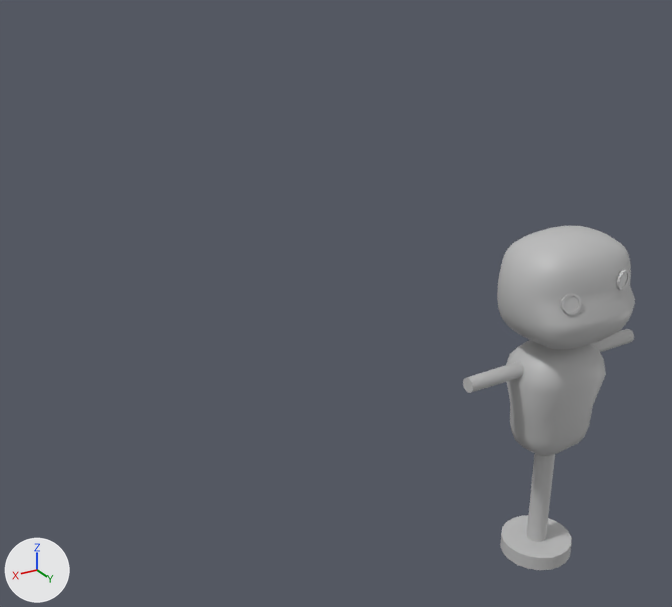
Renders of the FBX model TrialsForAGod/Assets/Models - Brian/dummy.fbx from each side of a commit.
One viewpoint serves both versions: a 50 mm lens placed at (3.83, 18.7, 4.01), pointed at (-0.61, 11.28, 0.31). Every picture has the same lights, and +X, +Y and +Z are marked at lower left. Where no turn or scale is listed for an object, it has been applied to the vertices.

Names of what the first picture shows: 'dummy'.
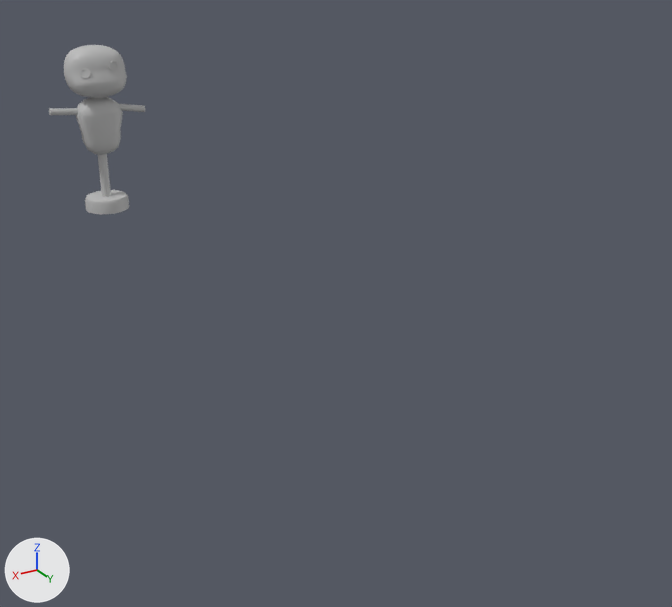
Commit message: updated dummy

Patch to the scene script:
```diff
--- a/TrialsForAGod/Assets/Models - Brian/dummy.fbx.py
+++ b/TrialsForAGod/Assets/Models - Brian/dummy.fbx.py
@@ me_mesh @@
 # used by ob_dummy; location = (0.01, 15.0, 1.13)
-me_mesh.from_pydata(...)  # 852 vertices, 884 faces; spans x -0.67..0.67, y -0.33..0.33, z -1.13..1.13
+me_mesh.from_pydata(...)  # 890 vertices, 882 faces; spans x -0.67..0.67, y -0.33..0.33, z -1.15..1.13
+# me_mesh part 1
+# 20 vertices are removed from x -0.67..0.67, y -0.09..-0.01, z 0.24..0.51
+# 60 faces are deleted
+# 5 vertices in x 0.27..0.28, y 0.23..0.25, z 0.79..0.85 move by (0.01, 0.0, 0.0)
+# 5 vertices in x 0.17..0.25, y -0.1..0.29, z 0.31..0.79 move by (0.0, 0.0, -0.01)
+# 4 vertices in x 0.16..0.24, y 0.23..0.28, z 0.82..0.87 move by (0.0, 0.0, 0.01)
+# 4 vertices in x 0.17..0.67, y -0.09..0.27, z 0.31..0.87 move by (-0.01, 0.0, 0.01)
+# 4 vertices in x -0.67, y -0.1..-0.01, z 0.27..0.28 move by (0.01, 0.0, -0.08)
+# 3 vertices in x 0.67, y -0.1..-0.09, z 0.25..0.29 move by (0.0, 0.01, 0.01)
+# 54 vertices move from x -0.67..0.67, y -0.11..0.29, z 0.23..0.88 to x -0.67..0.67, y -0.12..0.29, z 0.17..0.88
+# 19 vertices are added at x -0.67..0.66, y -0.09..0.0, z 0.16..0.34
+# 38 new faces join them
+# me_mesh part 2
+# 21 vertices are removed from x -0.22..0.25, y -0.26..0.21, z -1.13..-0.18
+# 60 faces are deleted
+# 20 vertices in x -0.05..0.08, y -0.09..0.04, z -1.03 move by (0.0, 0.0, 0.07)
+# 3 vertices in x -0.22..-0.12, y -0.22..-0.03, z -1.03 move by (-0.01, 0.0, 0.08)
+# 3 vertices in x -0.06..0.09, y -0.26..-0.25, z -1.03 move by (0.0, -0.01, 0.08)
+# 3 vertices in x 0.15..0.25, y -0.22..-0.03, z -1.03 move by (0.01, 0.0, 0.08)
+# 3 vertices in x 0.15..0.24, y 0.04..0.16, z -1.03 move by (0.01, 0.01, 0.08)
+# 3 vertices in x -0.06..0.09, y 0.19..0.21, z -1.03 move by (0.0, 0.01, 0.08)
+# 5 vertices move from x -0.21..0.2, y -0.16..0.16, z -1.03 to x -0.22..0.21, y -0.17..0.17, z -0.95
+# 40 vertices are added at x -0.29..0.32, y -0.33..0.28, z -1.15..-0.96
+# 20 new vertices lie (0.0, 0.0, 0.15) away from vertices in x -0.29..0.32, y -0.33..0.28, z -1.15
+# 80 new faces join them
 me_mesh.materials.append(mat_lambert1)
@@ ob_dummy @@
 ob_dummy = bpy.data.objects.new('dummy', me_mesh)
-ob_dummy.location = (0.01, 15.0, 1.13)
+ob_dummy.location = (0.01, 6.0, 1.13)
```

Pixel boxes (x1, y1, x2, y2) of what changed, in the pictures (672 x 607 px; the box of a moved part takes in the faces that stretch with it):
'dummy', reshaped, moved (44% narrower, 51% shorter): before (463, 226, 635, 570); after (49, 45, 145, 214)
part 1 of me_mesh, cut back: before (463, 293, 634, 393); after (49, 68, 145, 115)
part 2 of me_mesh, moved or reshaped: before (500, 453, 572, 570); after (85, 154, 129, 214)
